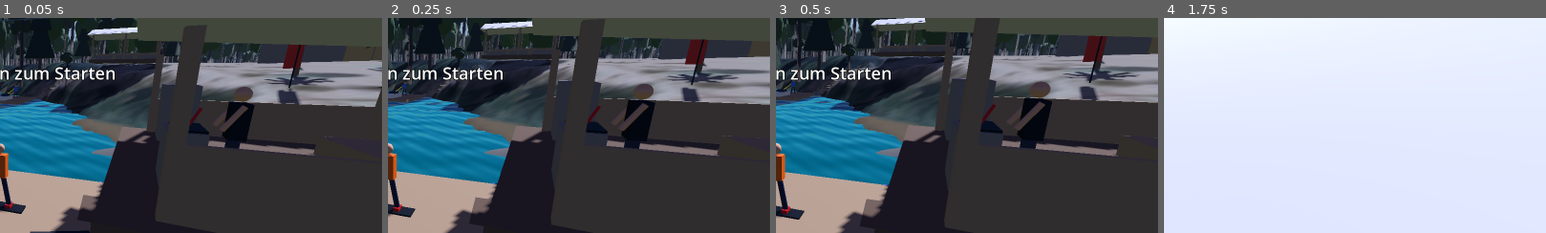
Above: before the commit, frames 1-4 (left to right).
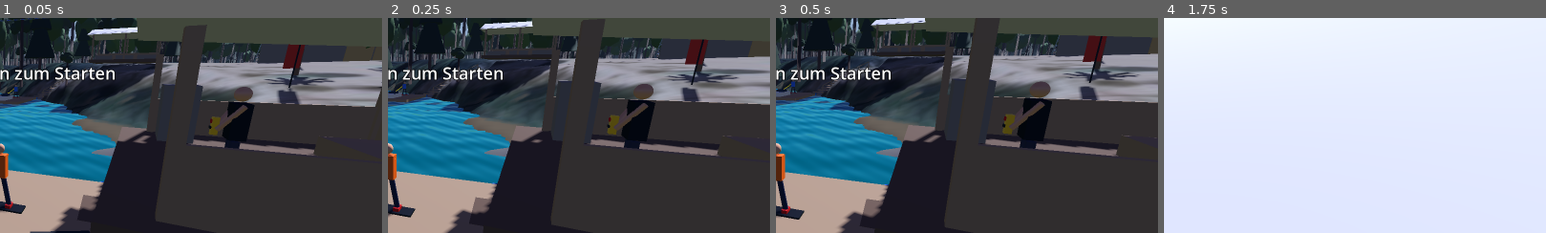
Above: after the commit, the same moments.

Repository: kimpixel/wakeportGame
Game: Godot game, scene res://main.tscn
Two runs of this game, one before a commit and one after it. Both use one fixed random seed, a clock stepped at 60 frames per second and the inputs below.
Inputs (mouse positions are % of the whole screen's width and height, from its top left):
- Up to frame 1 (0.05 s): no input
- Up to frame 2 (0.25 s): no input
- Up to frame 3 (0.5 s): no input
- Up to frame 4 (1.75 s): tap Enter (start) at 0.5 s; move the mouse to (72, 45) at 0.52 s; hold D (steer_right) 0.53-1.28 s; hold P (autopilot) 0.53-1.28 s; click (72, 45) at 0.67 s; tap Space (jump) at 0.77, 1.52 s; move the mouse to (45, 50) at 1.27 s; hold Page Up (speed_up) from 1.28 s (still down); tap C (camera) at 1.35 s
The pictures show only the part of the screen within x 50-100%, y 20-70%; the shares and areas given below are measured in that part.

The runs differ from the first frame. In frame 1, 0.7% of the frame differs, in the area x 49-65%, y 40-60%; in frame 2, 0.8%; in frame 3, 0.8%, in the area x 53-71%, y 38-60%; in frame 4, nothing differs.

Commit message:
Steuermann mit gelber Fernsteuerung statt Steuerpult
Co-Authored-By: Claude Opus 5.5 <noreply@anthropic.com>

Diff:
--- a/scripts/beach.gd
+++ b/scripts/beach.gd
@@ -121,11 +121,14 @@
 	roof.position.y = 0.05
 	_b(hut, Vector3(1.6, 0.45, 3.0), Vector3(-1.8, 0.23, 0.5), _wood)                # Bank
 	_b(hut, Vector3(0.9, 1.6, 1.2), Vector3(2.0, 0.8, 2.5), _wood_grey)              # Spind
-	# Steuerpult mit Hebel, davor der Steuermann (schaut aufs Wasser)
-	_b(hut, Vector3(0.6, 1.0, 1.1), Vector3(2.3, 0.5, -1.5), _wood_grey)
-	_b(hut, Vector3(0.5, 0.04, 0.9), Vector3(2.25, 1.02, -1.5), _black)
-	Util.beam(hut, Vector3(2.2, 1.02, -1.3), Vector3(2.05, 1.35, -1.3), 0.025, Util.mat(Color(0.85, 0.1, 0.1)))
-	_person(hut, Vector3(1.55, 0.0, -1.5), Color(0.1, 0.1, 0.12), false)
+	# Steuermann ("Hebler") vorne an der Kante, schaut aufs Wasser, mit gelber Fernsteuerung
+	# (ca. 30 cm lang, 10 cm dick) in beiden Händen vor dem Bauch
+	var remote_at := Vector3(1.85, 1.08, -1.5)
+	_person(hut, Vector3(1.55, 0.0, -1.5), Color(0.1, 0.1, 0.12), false, remote_at)
+	_b(hut, Vector3(0.1, 0.3, 0.12), remote_at, Util.mat(Color(1.0, 0.82, 0.05), 0.5))
+	_b(hut, Vector3(0.02, 0.06, 0.06), remote_at + Vector3(0.06, 0.08, 0.0), Util.mat(Color(0.85, 0.1, 0.1)))   # Not-Aus
+	_b(hut, Vector3(0.02, 0.04, 0.04), remote_at + Vector3(0.06, -0.03, -0.03), _black)                      # Taster
+	_b(hut, Vector3(0.02, 0.04, 0.04), remote_at + Vector3(0.06, -0.03, 0.03), _black)
 	people.append({"pos": hut.global_transform * Vector3(1.55, 1.6, -1.5), "pitch": 0.92})
 	# Gäste auf der Bank – je nach Session 0 bis 3
 	var rng := RandomNumberGenerator.new()
@@ -158,7 +161,8 @@
 
 
 ## Einfache Figur, schaut in lokale +X-Richtung (aufs Wasser). sitting: sitzt auf Höhe base.y.
-func _person(parent: Node3D, base: Vector3, shirt: Color, sitting: bool) -> void:
+## hands_at: optionaler Punkt, an dem beide Hände etwas halten (lokal).
+func _person(parent: Node3D, base: Vector3, shirt: Color, sitting: bool, hands_at := Vector3.INF) -> void:
 	var skin := Util.mat(Color(0.88, 0.68, 0.52))
 	var pants := Util.mat(Color(0.2, 0.22, 0.3))
 	var hip := base + Vector3(0, 0.0 if sitting else 0.85, 0)
@@ -171,7 +175,10 @@
 	_b(parent, Vector3(0.24, 0.6, 0.4), hip + Vector3(0, 0.33, 0), Util.mat(shirt))
 	Util.sphere(parent, 0.12, hip + Vector3(0, 0.78, 0), skin)
 	for side: float in [-0.24, 0.24]:
-		Util.beam(parent, hip + Vector3(0, 0.6, side), hip + Vector3(0.25 if not sitting else 0.2, 0.2, side * 1.1), 0.045, skin)
+		var hand := hip + Vector3(0.25 if not sitting else 0.2, 0.2, side * 1.1)
+		if hands_at != Vector3.INF:
+			hand = hands_at + Vector3(-0.03, -0.05, signf(side) * 0.07)
+		Util.beam(parent, hip + Vector3(0, 0.6, side), hand, 0.045, skin)
 
 
 # ---------------------------------------------------------------- T1-Start
